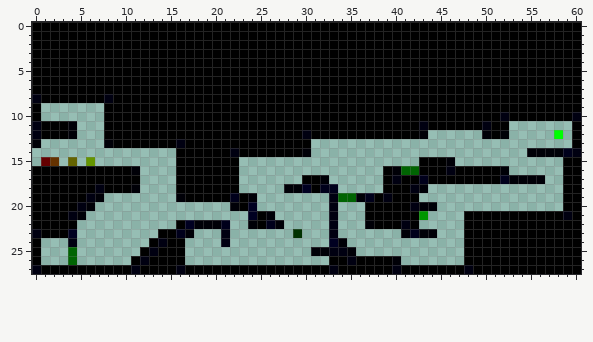
File history of a pixel-art sprite, The Seekers Way 0.2/Level2.png. The picture above was drawn from the file before the commit.
The file is 61x28 pixels. Colours within 5 levels of each other are drawn and written as one.
After the commit:
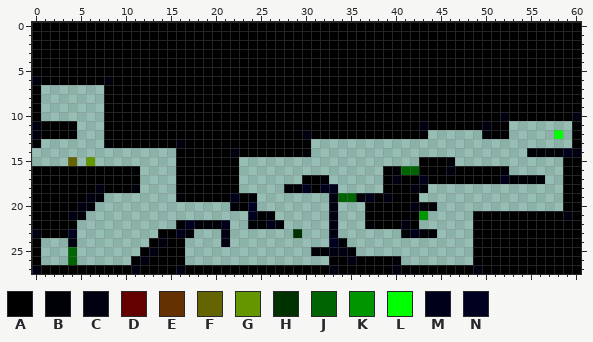
Palette (. is transparent): A #000000  B #000007  C #000011  D #640000  E #643200  F #646400  G #649600  H #003200  J #006402  K #009600  L #00ff00  M #00001b  N #000021
The edit:
@@ x 0..10 @@
  5 AAAAAAAAAAA
- 6 AAAAAAAAAAA
- 7 AAAAAAAAAAA
- 8 CAAAAAAACAA
+ 6 CAAAAAAACAA
+ 7 A.......AAA
+ 8 A.......AAA
  9 A.......AAA
@@ x 0..4 @@
 14 .....
-15 .DE.F
+15 ....F
 16 AAAAA
@@ x 46..51 @@
 20 ......
-21 ..AAAA
-22 ..AAAA
-23 ..AAAA
-24 ..AAAA
-25 ..AAAA
-26 ..AAAA
-27 AACAAA
+21 ...AAA
+22 ...AAA
+23 ...AAA
+24 ...AAA
+25 ...AAA
+26 ...AAA
+27 AAACAA
Where, in picture pixels (left, top, right, bottom), the same in both pictures:
changed: (32, 76, 113, 103)
erased: (41, 157, 59, 166)
changed: (464, 211, 482, 274)
